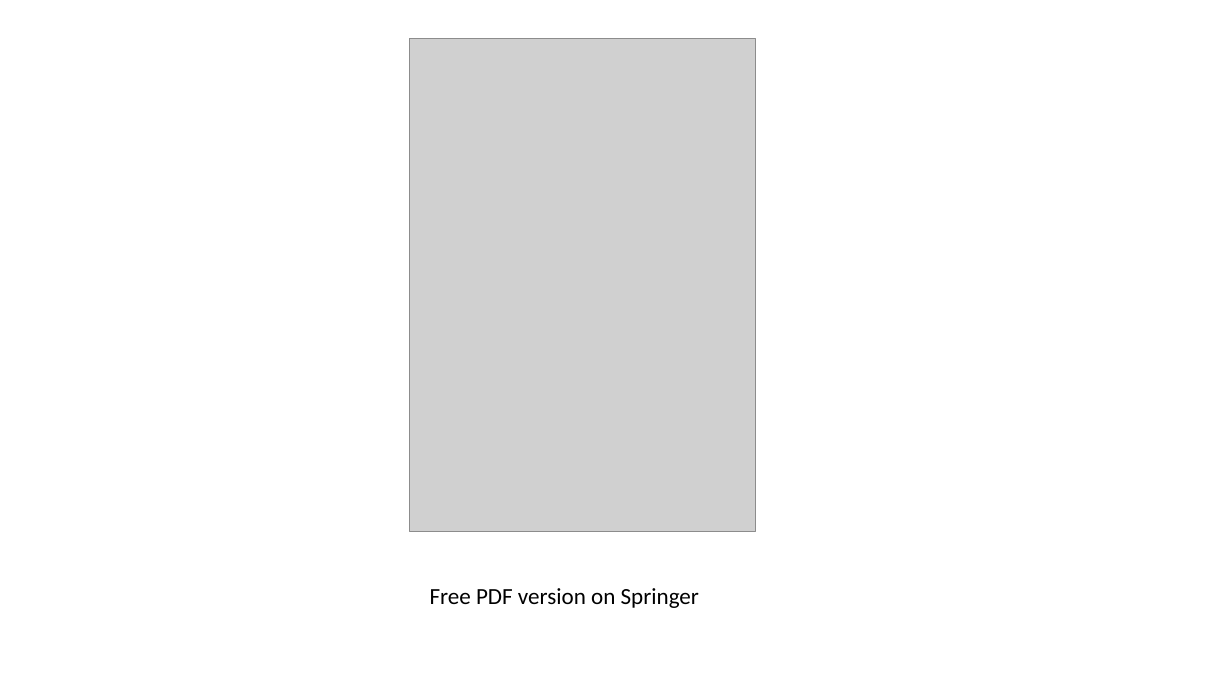
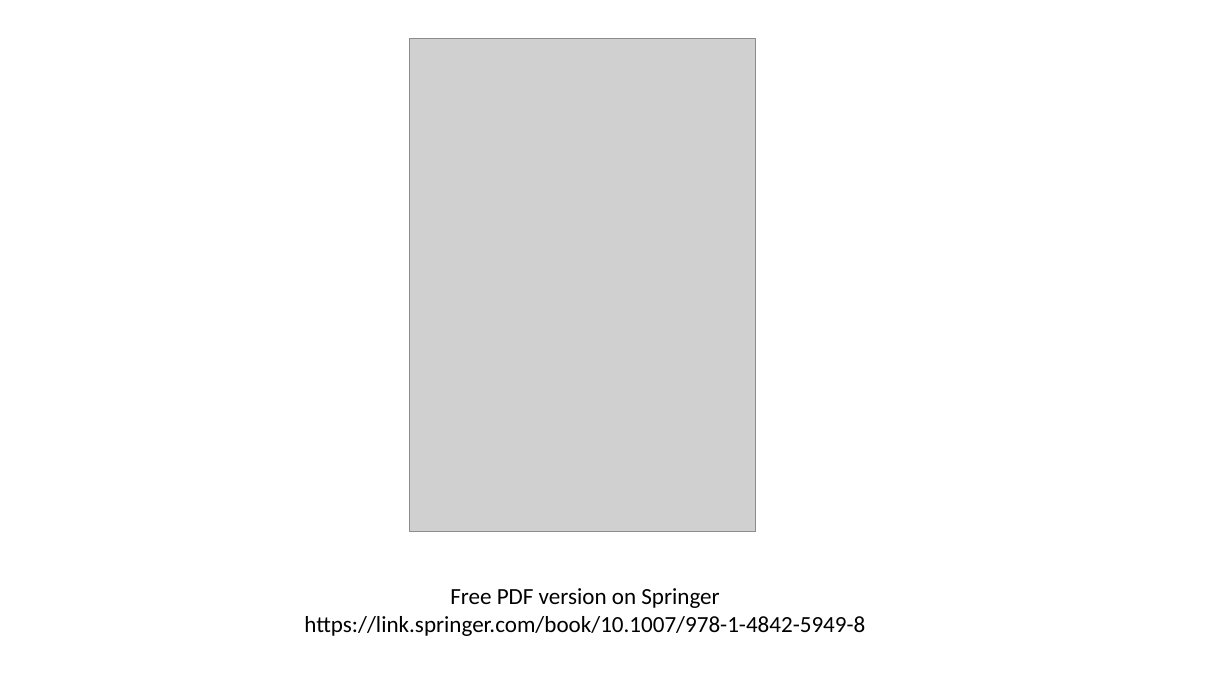
Before and after one commit to johnxu21/johnxu21.github.io, a slide deck: slide 2 of teaching/CS472-Spring2023/Timetable/Software_Testing.pptx. Drawn at 1232x693 pixels with LibreOffice and Linux fonts; fonts in the diff are those of the drawing; grey boxes stand for pictures. Boxes give left, top, right and bottom in pixels: in the first picture for what was removed or moved away, otherwise in the second. Text is boxed around its words. In the diff, an @@ line names an element or a change of style, - is before the commit and + after.

```diff
--- a/teaching/CS472-Spring2023/Timetable/Software_Testing.pptx
+++ b/teaching/CS472-Spring2023/Timetable/Software_Testing.pptx
@@ text "Free PDF version on Springer": place and size @@
-text "Free PDF version on Springer" at (430, 588, 699, 608)
+text "Free PDF version on Springer" at (304, 588, 865, 636)
@@ text at (450, 588, 719, 608): alignment left to centre @@
@@ text at (304, 616, 865, 636): paragraph added @@
+https://link.springer.com/book/10.1007/978-1-4842-5949-8
```
Also in this commit, not shown: 1 other file.
